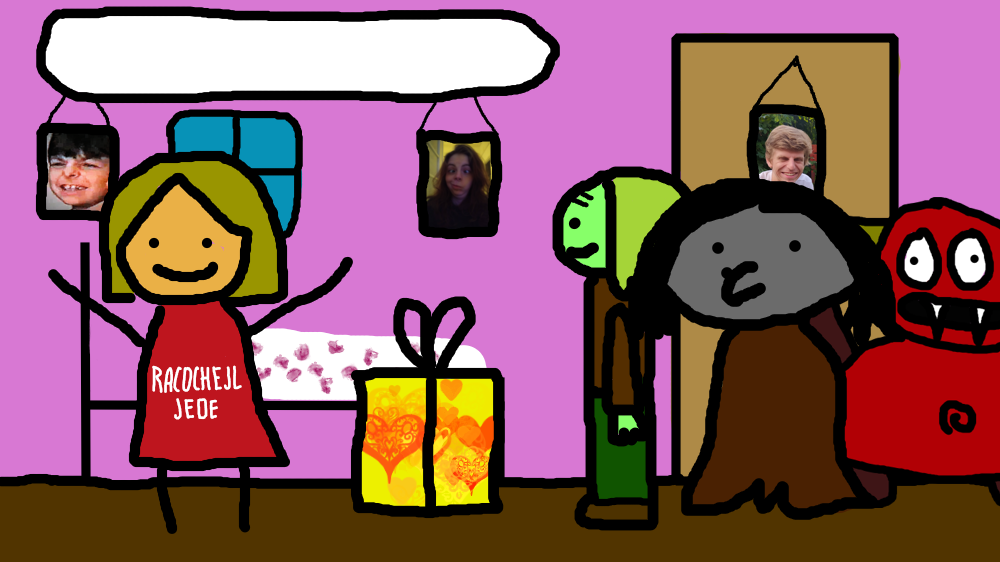
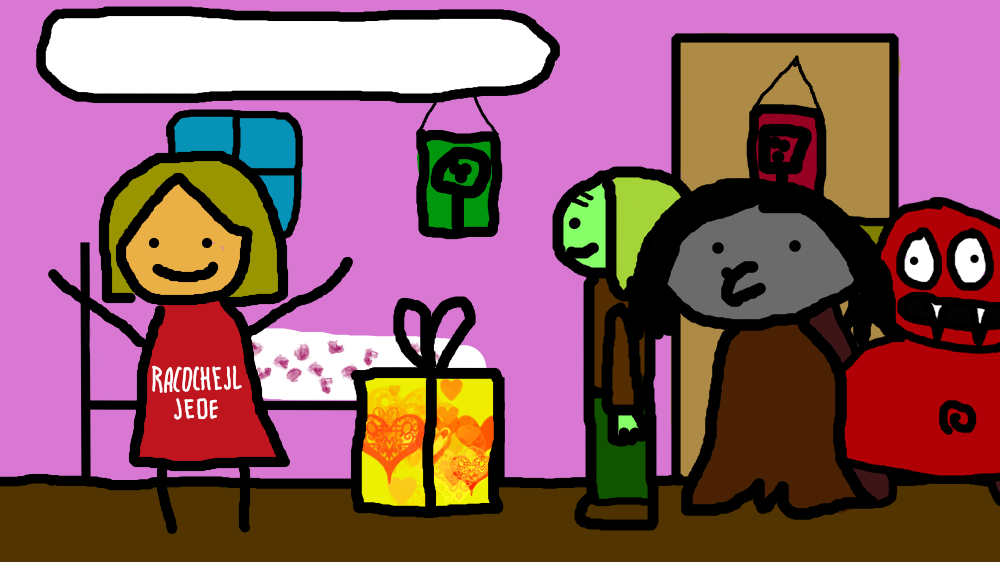
The second 1000x562 image is a revision of the first. Changes to its layers:
painted on "Vrstva malby 8" over [756,128,817,191]
painted on "Vrstva malby 10" over [756,146,772,182]
painted on "Vrstva malby 6" over [35,128,120,222]
painted on "Vrstva malby 7" over [64,128,120,222]
hid "310432788_456818783094281_7830933498248240818_n.jpg" over [35,95,120,222]
painted on "Vrstva malby 1" over [35,95,817,229]
painted on "IMG_20211221_185438.jpg" over [417,113,817,229]
hid "IMG_20210911_182227.jpg" over [756,113,817,191]
painted on "Vektorová vrstva 2" over [64,96,817,229]
painted on "Vrstva malby 3" over [35,95,817,229]
painted on "Pozadí" over [35,95,817,229]
